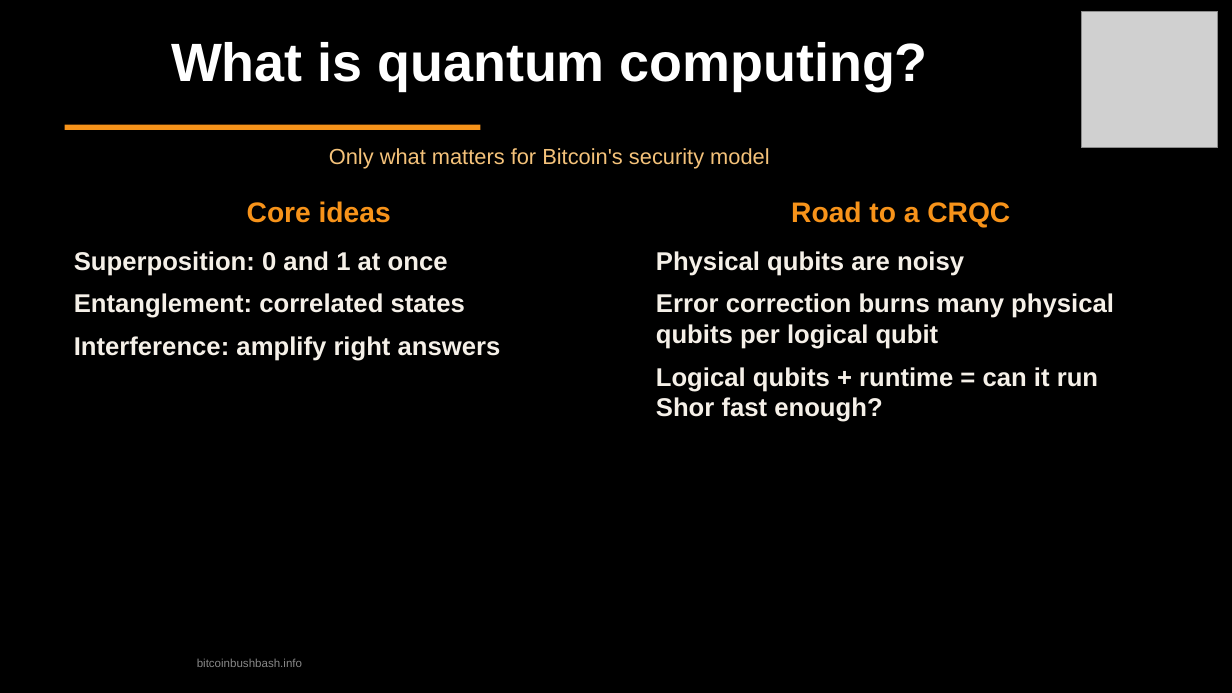
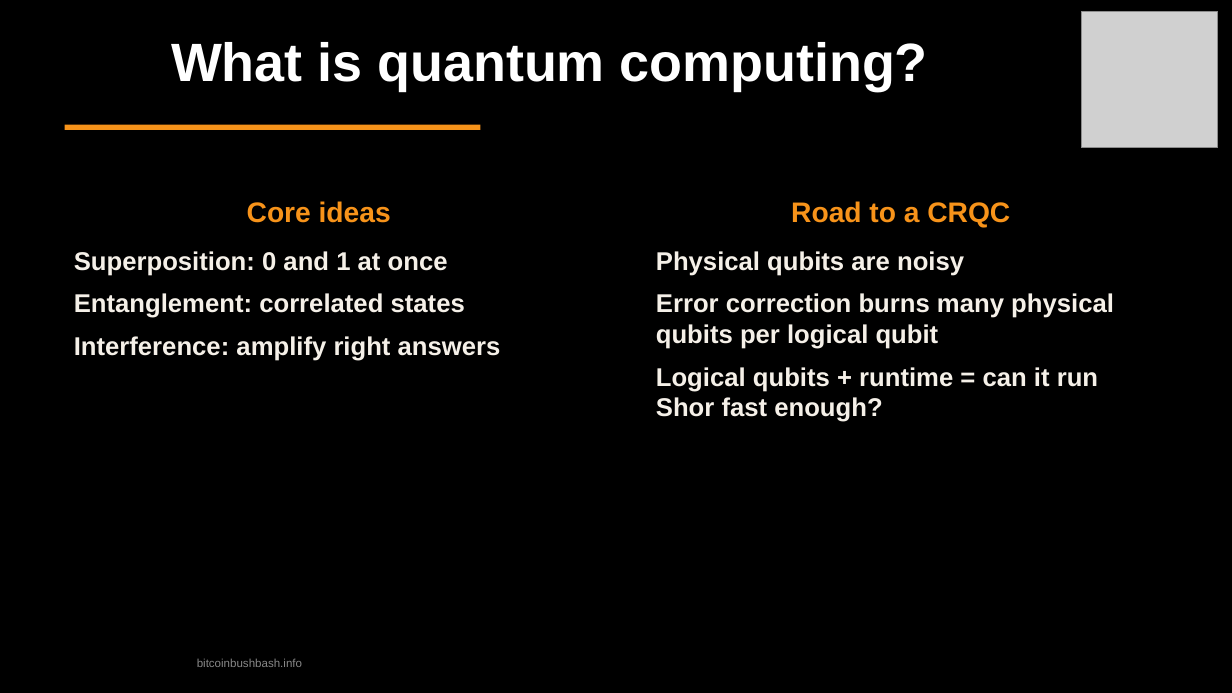
Before and after one commit to TrentOmega/qc-threat, a slide deck: slide 5 of quantum-threat-bitcoin-bushbash.odp (slide 3 before the commit). Drawn at 1232x693 pixels with LibreOffice and Linux fonts; fonts in the diff are those of the drawing; grey boxes stand for pictures. Boxes give left, top, right and bottom in pixels: in the first picture for what was removed or moved away, otherwise in the second. Text is boxed around its words. In the diff, an @@ line names an element or a change of style, - is before the commit and + after.

```diff
--- a/quantum-threat-bitcoin-bushbash.odp
+++ b/quantum-threat-bitcoin-bushbash.odp
@@ text removed at bbox=[329, 148, 769, 169] @@
-Only what matters for Bitcoin's security model
```
Also in this commit, not shown: 2 other slides changed, 3 slides added, 3 other files.
